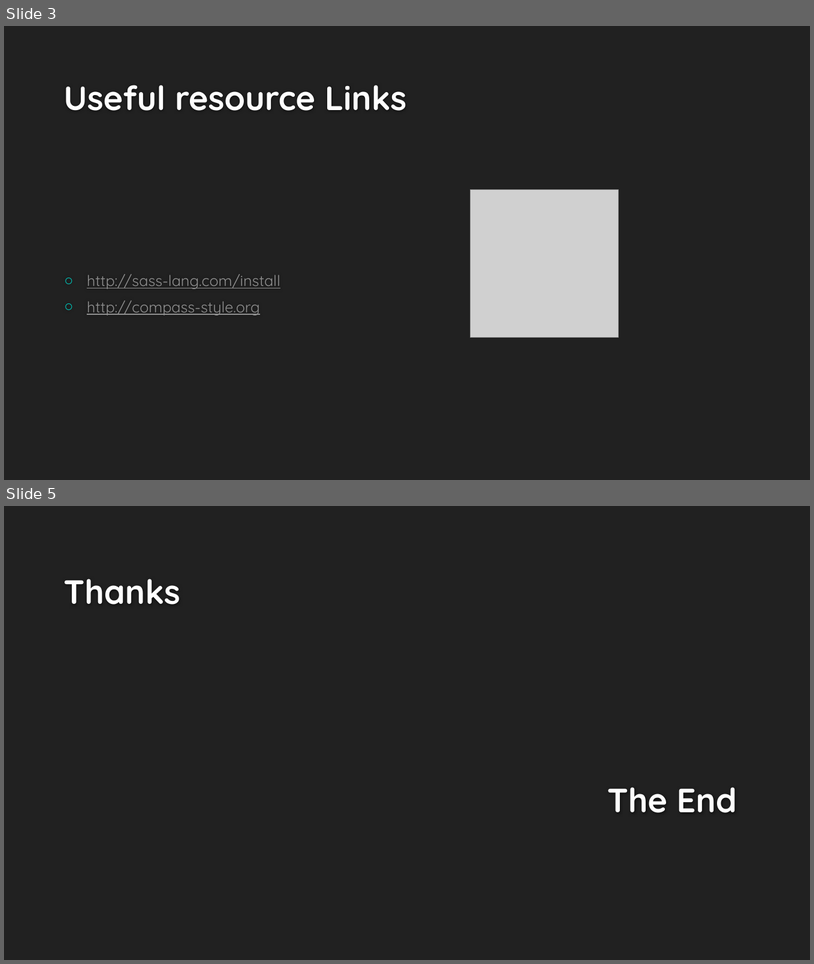
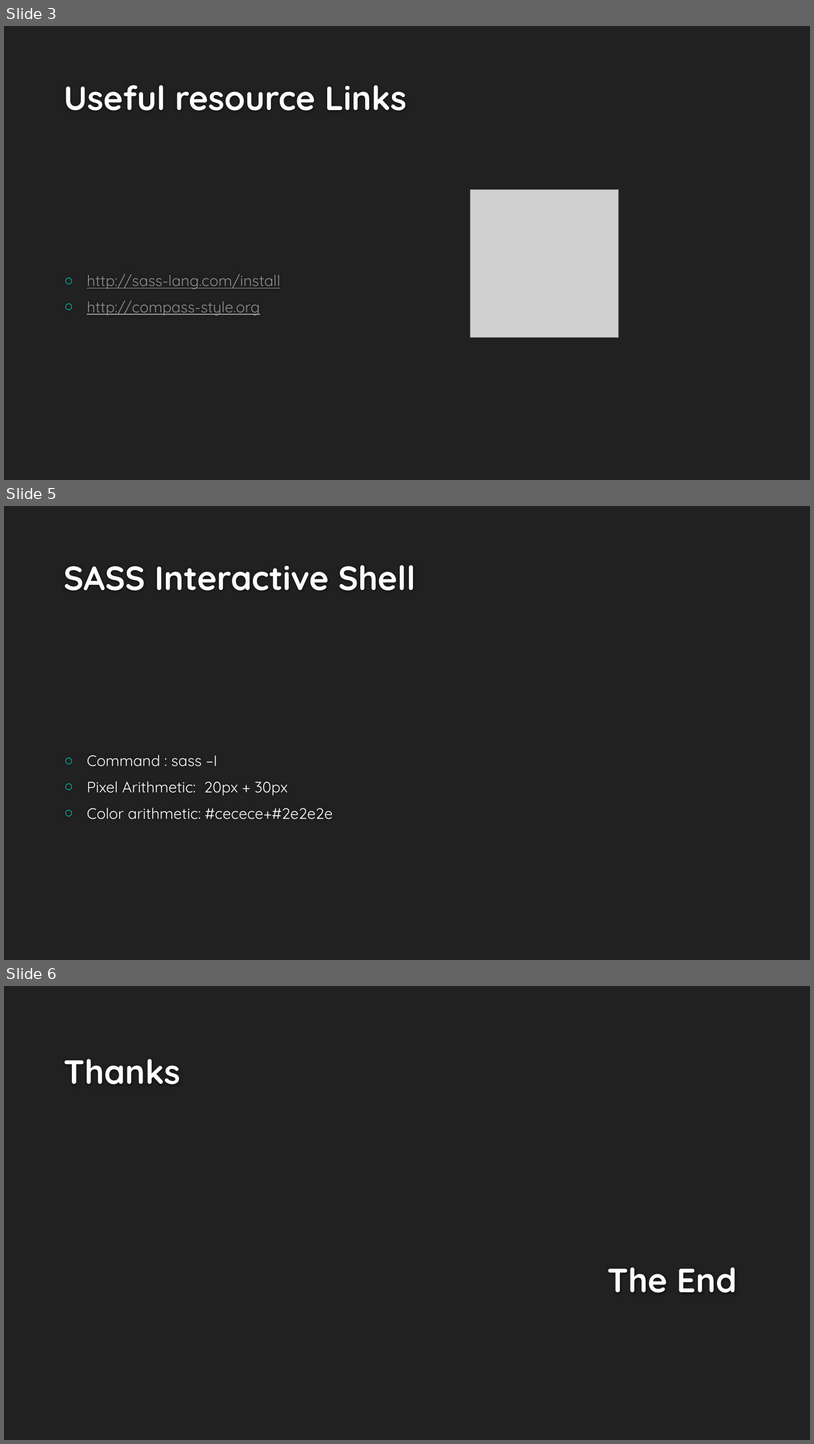
Before and after one commit to saan1984/sass-css-session, a slide deck: presentation/SASS.pptx. Shown one above the other, each under a label of ours: slides 3 and 5 before the commit, slides 3, 5 and 6 after it; the slides between them are not shown. The pictures are 814x964 and 814x1444 pixels, drawn with LibreOffice and Linux fonts; fonts in the diff are those of the drawing; grey boxes stand for pictures; background and template pictures are left out. Boxes give left, top, right and bottom in pixels: in the first picture for what was removed or moved away, otherwise in the second. Text is boxed around its words. In the diff, an @@ line names an element or a change of style, - is before the commit and + after.

Commit message:
SASS

```diff
--- a/presentation/SASS.pptx
+++ b/presentation/SASS.pptx
@@ slide 5 added at <box>4,506,810,960</box>, background #212121 @@
@@ title added at <box>63,565,416,591</box>, 40 pt, text #FEFEFE, bold @@
+SASS Interactive Shell
@@ text added at <box>87,754,333,819</box>, 18 pt, text #FFFFFF @@
+○ Command : sass –I
+○ Pixel Arithmetic: 20px + 30px
+○ Color arithmetic: #cecece+#2e2e2e
@@ what was slide 5 is now slide 6 @@
```
Also in this commit, not shown: 1 slide changed, 1 other file.
